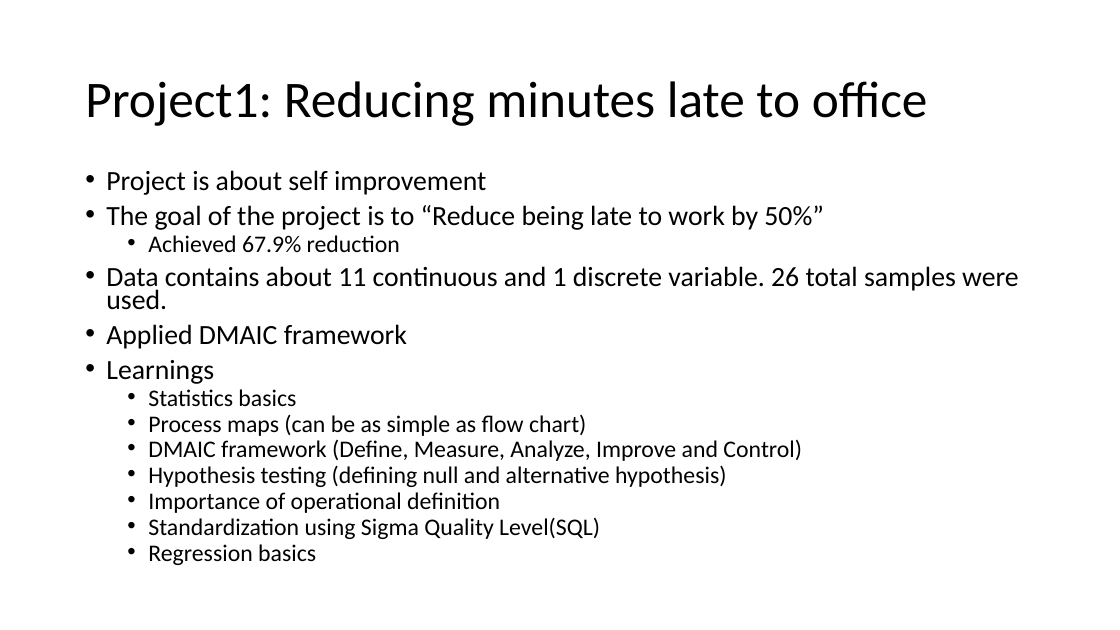
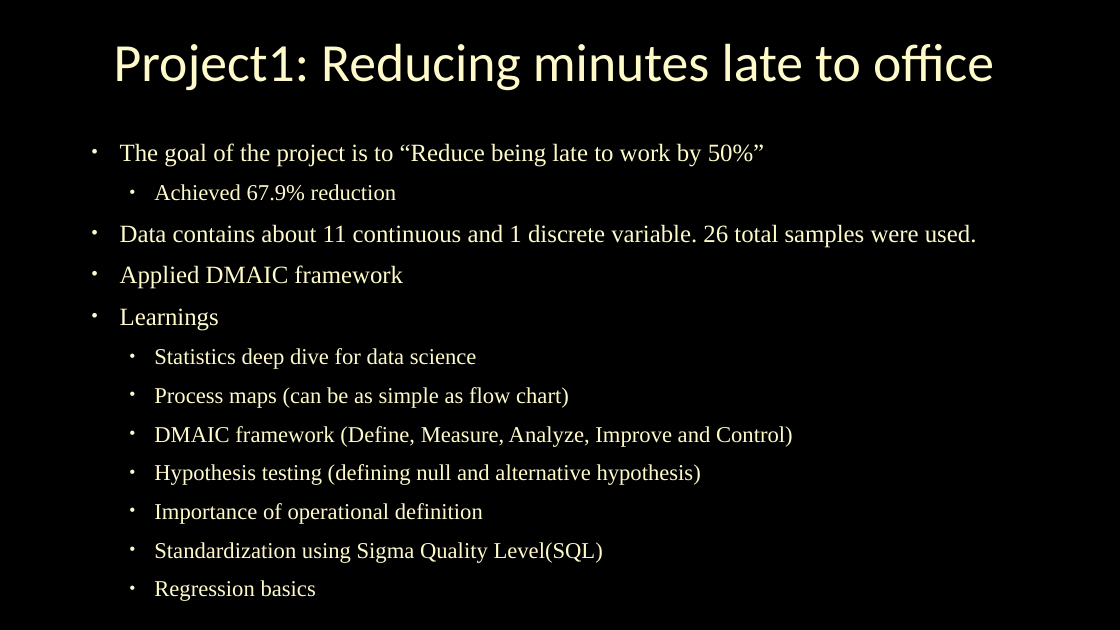
Before and after one commit to srihari-busam/MS-ADS-Portfolio, a slide deck: slide 5 of MS ADS.pptx. Drawn at 1120x630 pixels with LibreOffice and Linux fonts; fonts in the diff are those of the drawing; background and template pictures are left out. Boxes give left, top, right and bottom in pixels: in the first picture for what was removed or moved away, otherwise in the second. Text is boxed around its words. In the diff, an @@ line names an element or a change of style, - is before the commit and + after.

```diff
--- a/MS ADS.pptx
+++ b/MS ADS.pptx
@@ background #FFFFFF to picture (left out) @@
@@ title "Project1: Reducing minutes late to ...": place and size @@
-title "Project1: Reducing minutes late to ..." at (85,81,928,126)
+title "Project1: Reducing minutes late to ..." at (114,43,994,91)
@@ title "Project1: Reducing minutes late to ..." at (114,43,994,91): size 44 to 46 pt, text colour #000000 to #FEFAC9, letter outline none to #404040 0.75 pt; alignment left to centre @@
@@ text "The goal of the project ...": place and size @@
-text "The goal of the project ..." at (106,170,1019,565)
+text "The goal of the project ..." at (120,143,977,601)
@@ text at (120,143,977,601): size 23.8 to 21.3 pt in "The goal of the project is to ...", "Data contains about 11 continuous and 1 ...", "Applied DMAIC framework", "Learnings"; font Calibri to Times New Roman, text colour #000000 to #FEFAC9, letter outline none to #404040 0.75 pt; size 20.4 to 19.4 pt in "Achieved 67.9% reduction", "Process maps (can be as simple as ...", "DMAIC framework (Define, Measure, Analyze, Improve and ...", "Hypothesis testing (defining null and alternative hypothesis ..." and 3 more places; indent changed; line spacing 0.7 to 1; more space between paragraphs @@
@@ text at (106,170,486,195): paragraph removed @@
-• Project is about self improvement
@@ text at (154,348,477,369): text changed; size 20.4 to 19.4 pt; font Calibri to Times New Roman; text colour #000000 to #FEFAC9 @@
-  • Statistics basics
+  • Statistics deep dive for data science
```
Also in this commit, not shown: 16 other slides changed, 1 slide added, 1 slide removed, 1 other file.
